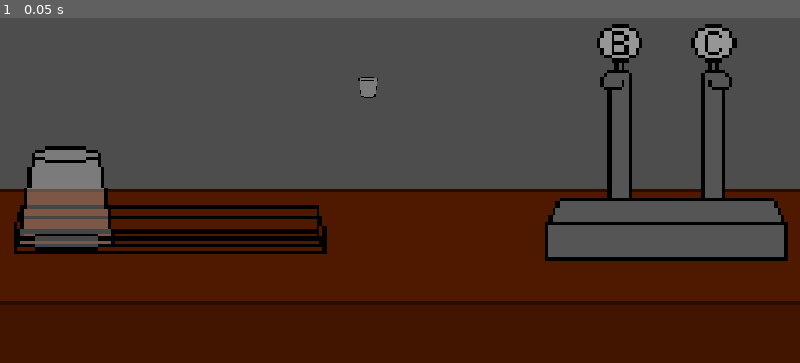
Above: before the commit, frame 1.
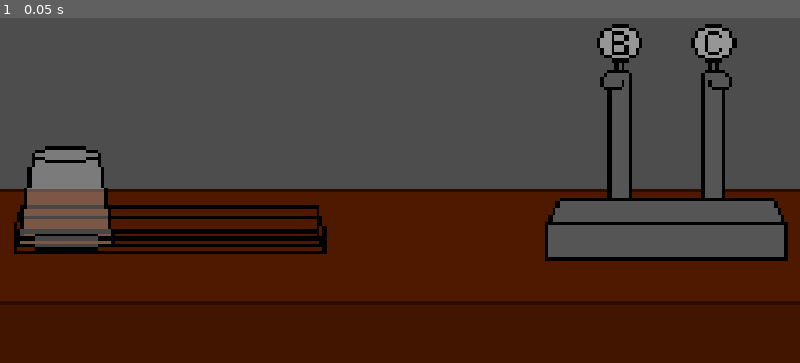
Above: after the commit, the same moment.

Repository: MJw0lf/ShiftGameJam
Game: Godot game, scene res://Scenes/test_scene.tscn
Two runs of this game, one before a commit and one after it. Both use one fixed random seed, a clock stepped at 60 frames per second and the inputs below. The project has no main scene, so this scene is started directly.
Inputs:
- Up to frame 1 (0.05 s): no input

The runs differ from the first frame. In frame 1, 0.1% of the frame differs, in the area x 44-48%, y 17-24%.

Commit message:
Pickup glass capabilities

Diff:
--- a/Objects/glass.tscn
+++ b/Objects/glass.tscn
@@ -1,6 +1,8 @@
 [gd_scene format=3 uid="uid://b20xoqtvnilm8"]
 
 [ext_resource type="Texture2D" uid="uid://d00qreoucla2g" path="res://Textures/Placeholder/GlassEmpty.png" id="1_x6wxr"]
+[ext_resource type="Script" uid="uid://cwhloojxav35f" path="res://Scripts/glass_controller.gd" id="2_wdcnx"]
 
 [node name="GlassEmpty" type="Sprite2D" unique_id=537727585]
 texture = ExtResource("1_x6wxr")
+script = ExtResource("2_wdcnx")
--- a/Scenes/test_scene.tscn
+++ b/Scenes/test_scene.tscn
@@ -4,7 +4,6 @@
 [ext_resource type="Script" uid="uid://dev2xfbyrsafv" path="res://Scripts/scene_manager.gd" id="1_hb2xm"]
 [ext_resource type="PackedScene" uid="uid://bu0t37vw4fqcx" path="res://Objects/glass_rack.tscn" id="2_50ct6"]
 [ext_resource type="Texture2D" uid="uid://5h7171hovqp2" path="res://Textures/Placeholder/Taps.png" id="3_hb2xm"]
-[ext_resource type="PackedScene" uid="uid://b20xoqtvnilm8" path="res://Objects/glass.tscn" id="5_ak5v8"]
 
 [node name="TestScene" type="Node2D" unique_id=1980446807]
 script = ExtResource("1_hb2xm")
@@ -22,6 +21,3 @@
 position = Vector2(960, 330)
 scale = Vector2(5, 5)
 texture = ExtResource("3_hb2xm")
-
-[node name="GlassEmpty" parent="." unique_id=537727585 instance=ExtResource("5_ak5v8")]
-position = Vector2(530, 252)
--- /dev/null
+++ b/Scripts/glass_controller.gd
@@ -0,0 +1,7 @@
+extends Sprite2D
+
+func set_in_hand() -> void:
+	var viewport_size = get_viewport_rect().size
+
+	position = Vector2(viewport_size.x/2, (viewport_size.y/5) * 4)
+	scale = Vector2(10, 10)
--- a/Scripts/scene_manager.gd
+++ b/Scripts/scene_manager.gd
@@ -3,5 +3,21 @@
 var in_hand : Sprite2D
 var glass_instance : PackedScene = preload("res://Objects/glass.tscn")
 
+func _ready() -> void:
+	#pick_up_glass()
+
+	pass
+
+func pick_up_glass() -> void:
+	if !hand_is_full():
+		in_hand = glass_instance.instantiate()
+		add_child(in_hand)
+
+		if in_hand.has_method("set_in_hand"):
+			in_hand.set_in_hand()
+
 func hand_is_full() -> bool:
 	return in_hand != null
+
+func empty_hand() -> void:
+	in_hand = null
Not shown, added: Scripts/glass_controller.gd.uid
